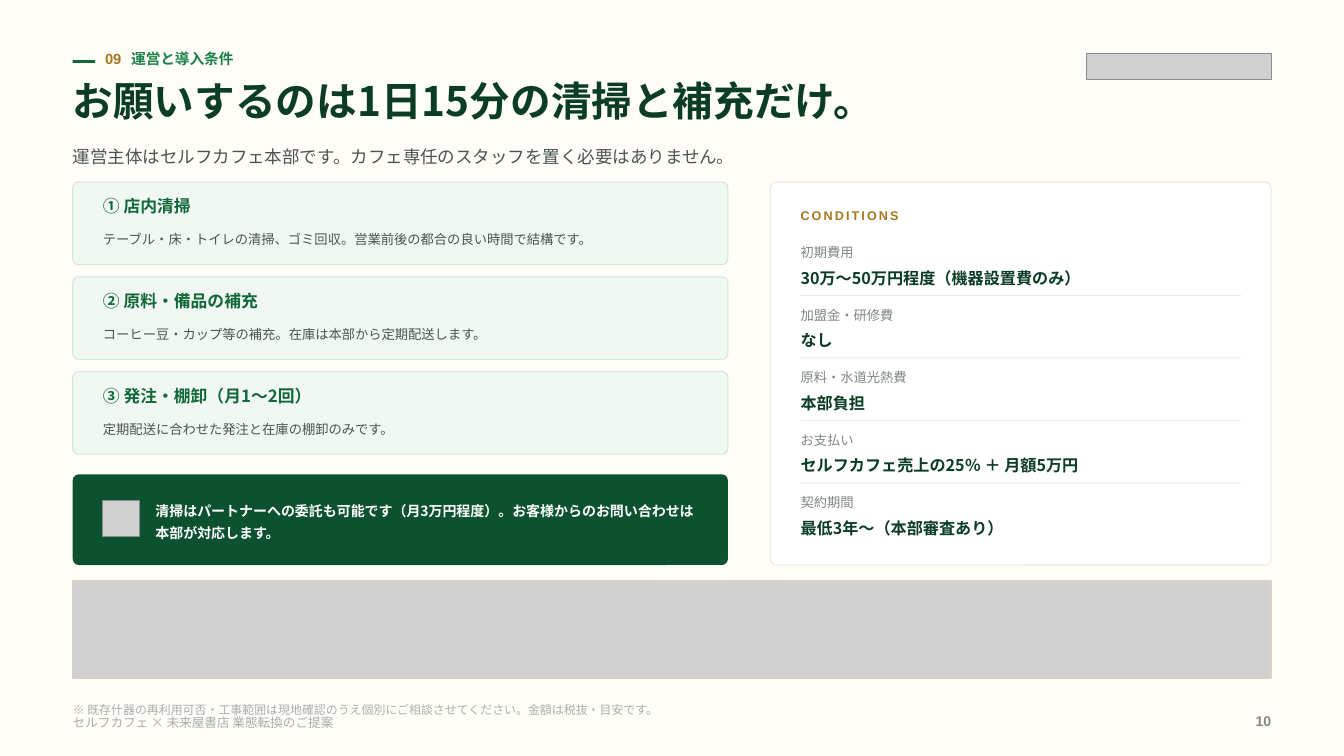
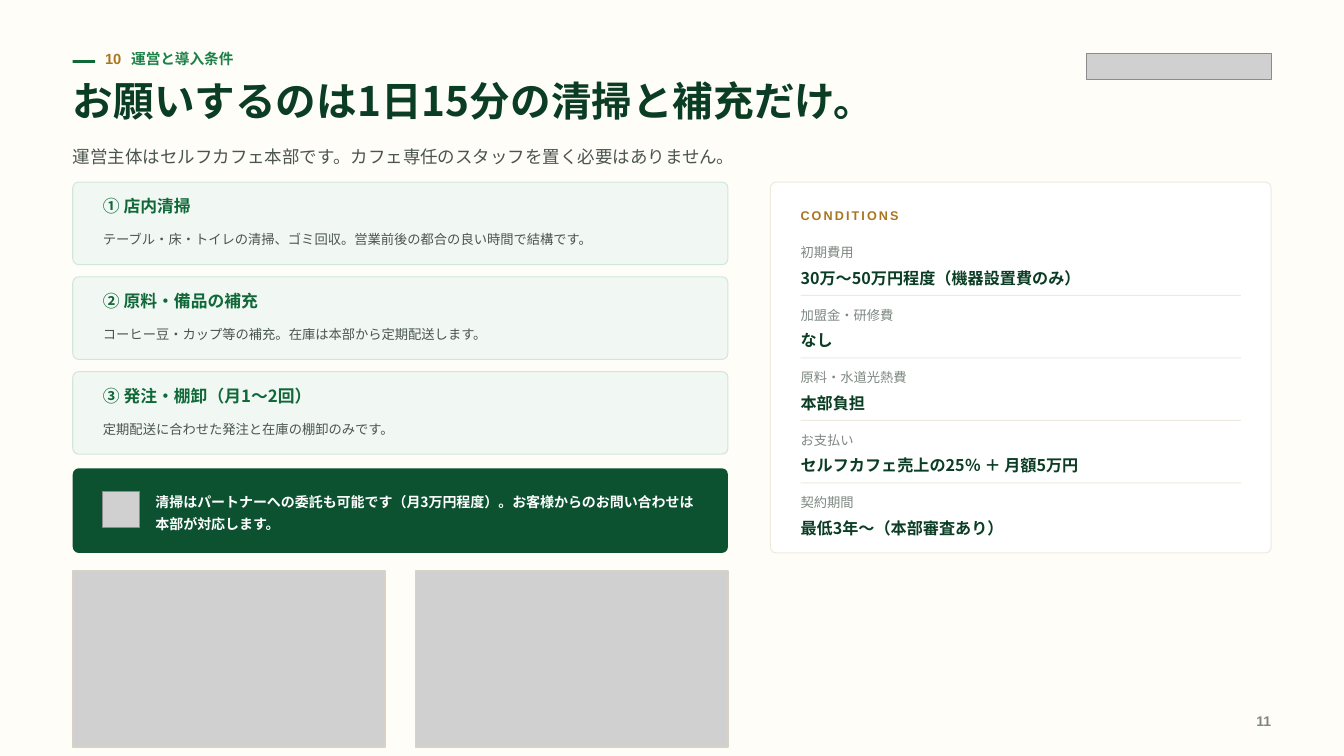
Before and after one commit to a5408071-cmd/suzuki-ceo, a slide deck: slide 11 of selfcafe-miraiya-deck/selfcafe-miraiya-deck.pptx (slide 10 before the commit). Drawn at 1344x756 pixels with LibreOffice and Linux fonts; fonts in the diff are those of the drawing; grey boxes stand for pictures. Boxes give left, top, right and bottom in pixels: in the first picture for what was removed or moved away, otherwise in the second. Text is boxed around its words. In the diff, an @@ line names an element or a change of style, - is before the commit and + after.

```diff
--- a/selfcafe-miraiya-deck/selfcafe-miraiya-deck.pptx
+++ b/selfcafe-miraiya-deck/selfcafe-miraiya-deck.pptx
@@ text at [105,51,233,66]: text changed @@
-09 運営と導入条件
+10 運営と導入条件
@@ rounded rectangle: place and size @@
-rounded rectangle at [770,182,1271,566]
+rounded rectangle at [770,182,1271,554]
@@ rounded rectangle: place and size @@
-rounded rectangle at [73,475,728,566]
+rounded rectangle at [73,469,728,554]
@@ rounded rectangle at [73,469,728,554]: proportions changed @@
@@ text "清掃はパートナーへの委託も可能です（月3万円程度）。お客様からのお問い合わせは本部が対応します。": place and size @@
-text "清掃はパートナーへの委託も可能です（月3万円程度）。お客様からのお問い合わせは本部が対応します。" at [155,504,693,540]
+text "清掃はパートナーへの委託も可能です（月3万円程度）。お客様からのお問い合わせは本部が対応します。" at [155,495,693,531]
@@ picture: place and size @@
-picture at [103,501,139,537]
+picture at [103,492,139,528]
@@ rectangle: place and size @@
-rectangle at [73,582,1271,679]
+rectangle at [73,572,385,747]
@@ picture: place and size @@
-picture at [73,582,1271,679]
+picture at [73,572,385,747]
@@ picture added at [415,572,728,747] @@
@@ rectangle added at [415,572,728,747], outline #D8D2C6 1 pt @@
@@ text removed at [73,714,333,728] @@
-セルフカフェ × 未来屋書店 業態転換のご提案
@@ text removed at [87,704,658,718] @@
-※ 既存什器の再利用可否・工事範囲は現地確認のうえ個別にご相談させてください。金額は税抜・目安です。
@@ text at [1256,716,1271,726]: text changed @@
-10
+11
```
Also in this commit, not shown: 8 other slides changed, 1 slide added, 3 other files.
